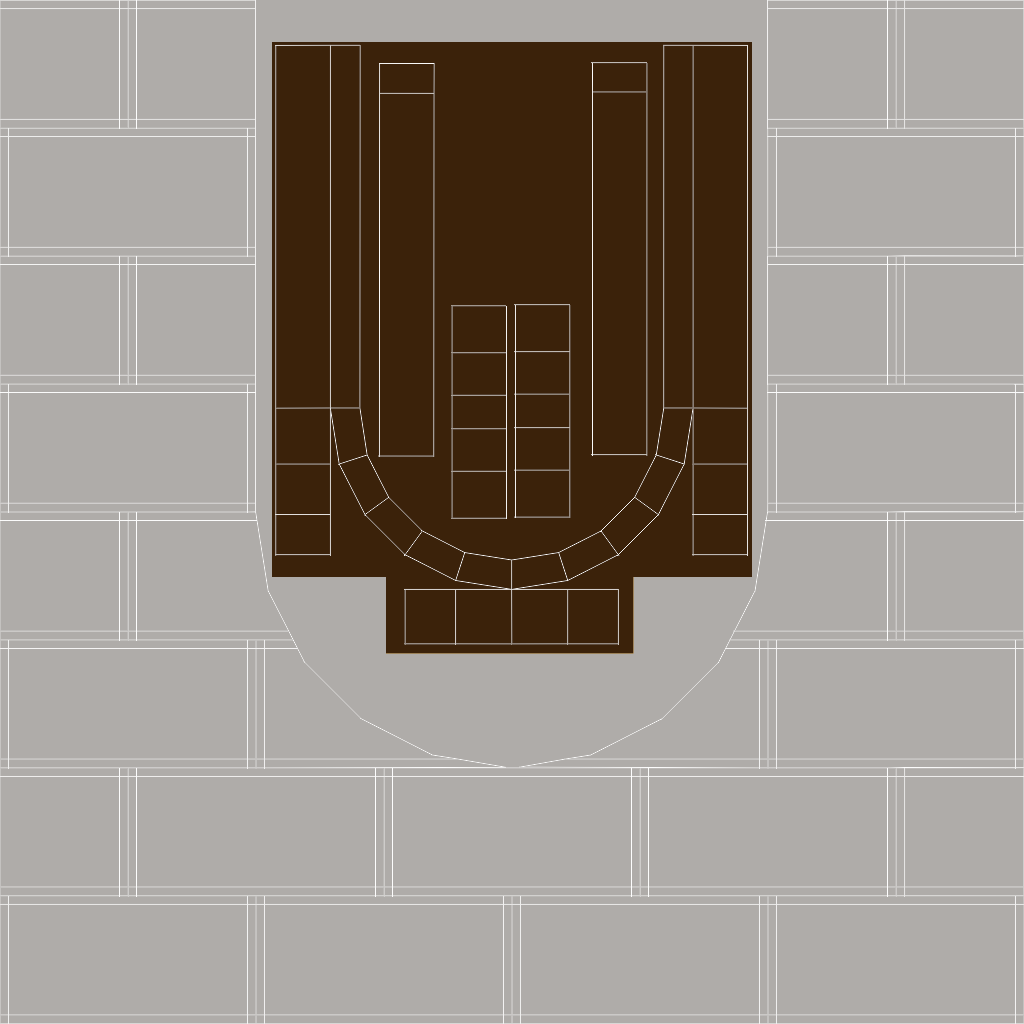
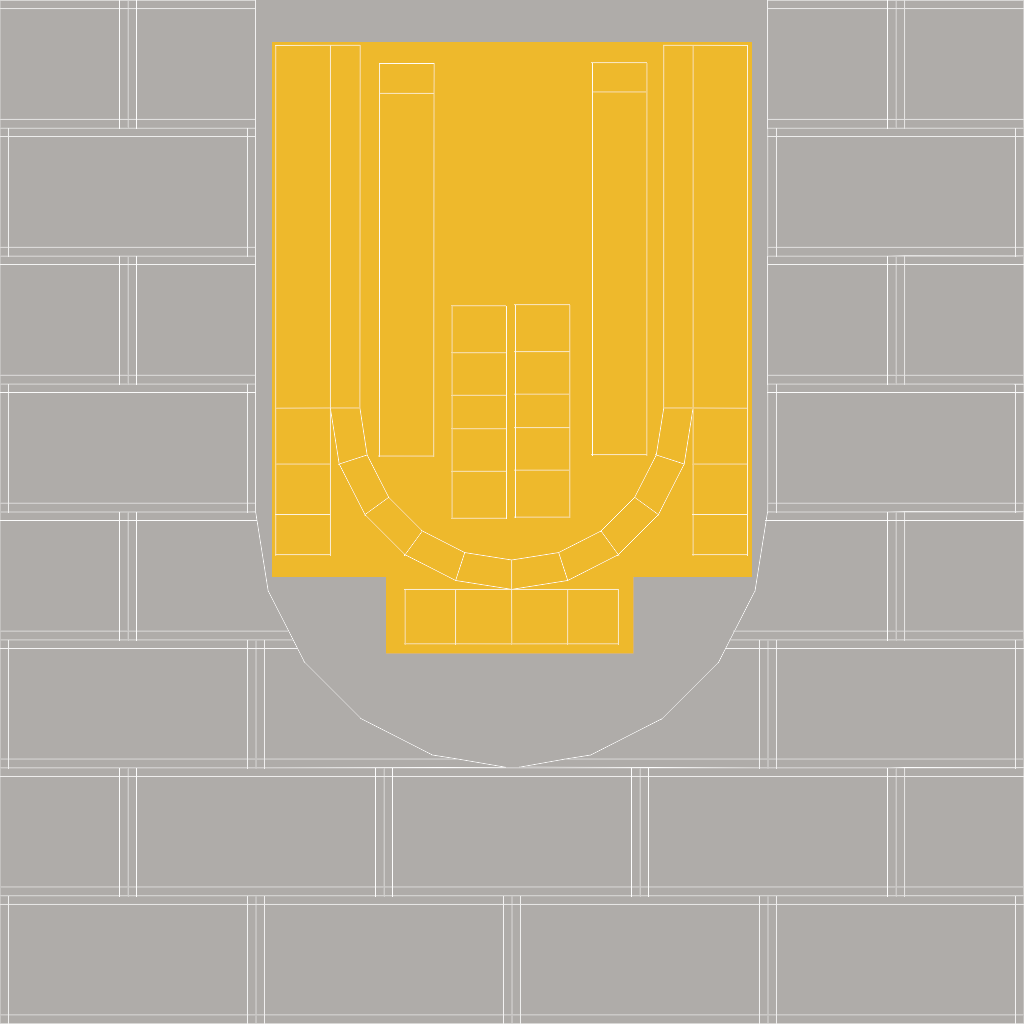
Layer changes from the first 1024px x 1024px image to the second:
hid "Door Color #1" over box(272, 42, 752, 654)
